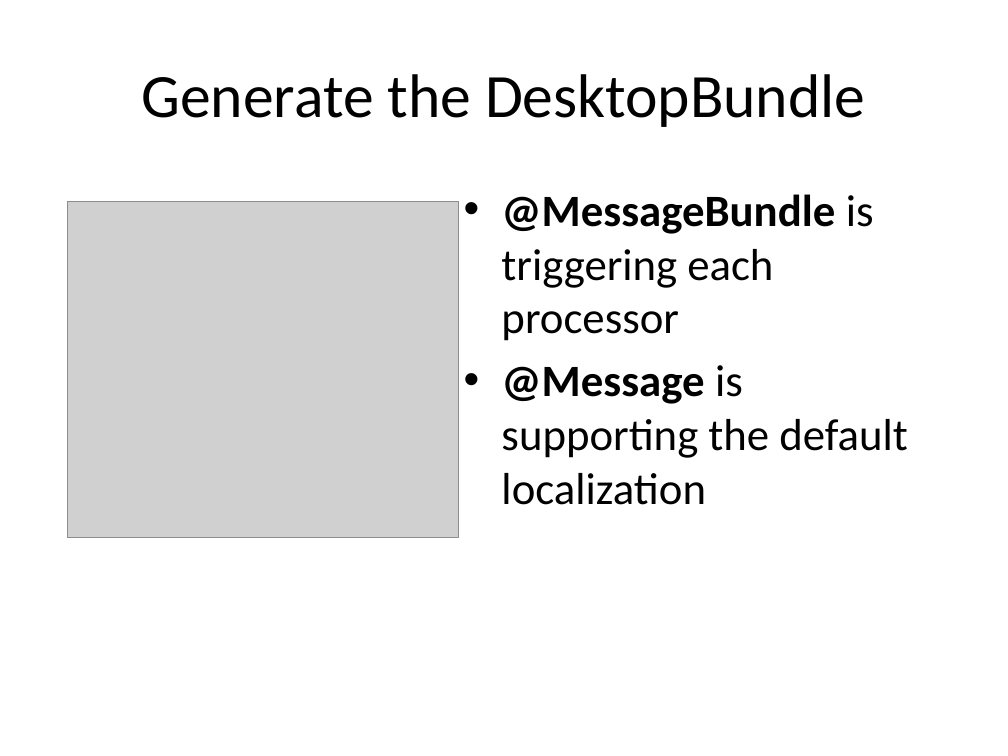
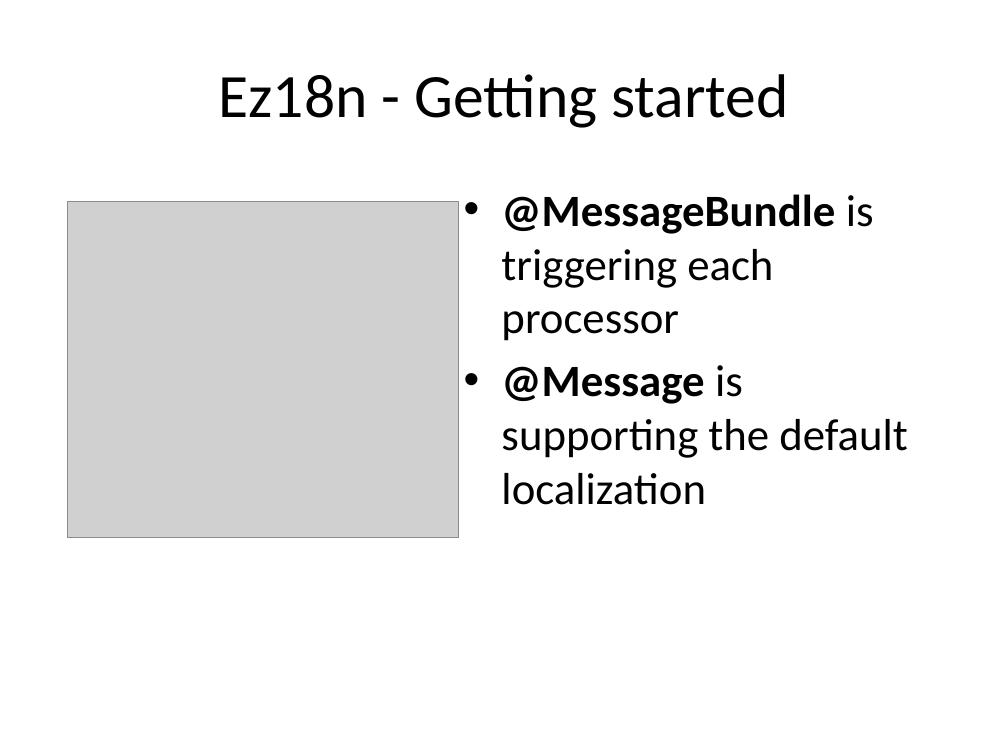
Before and after one commit to dbaeli/ez18n, a slide deck: slide 1 of ez18n-slides/javaone-2012/ez18n_javaone2012_tech.pptx (slide 3 before the commit). Drawn at 1008x756 pixels with LibreOffice and Linux fonts; fonts in the diff are those of the drawing; grey boxes stand for pictures; background and template pictures are left out. Boxes give left, top, right and bottom in pixels: in the first picture for what was removed or moved away, otherwise in the second. Text is boxed around its words. In the diff, an @@ line names an element or a change of style, - is before the commit and + after.

```diff
--- a/ez18n-slides/javaone-2012/ez18n_javaone2012_tech.pptx
+++ b/ez18n-slides/javaone-2012/ez18n_javaone2012_tech.pptx
@@ title at [219, 74, 788, 128]: text changed @@
-Generate the DesktopBundle
+Ez18n - Getting started
```
Also in this commit, not shown: 9 other slides changed, 1 slide added, 6 other files.
